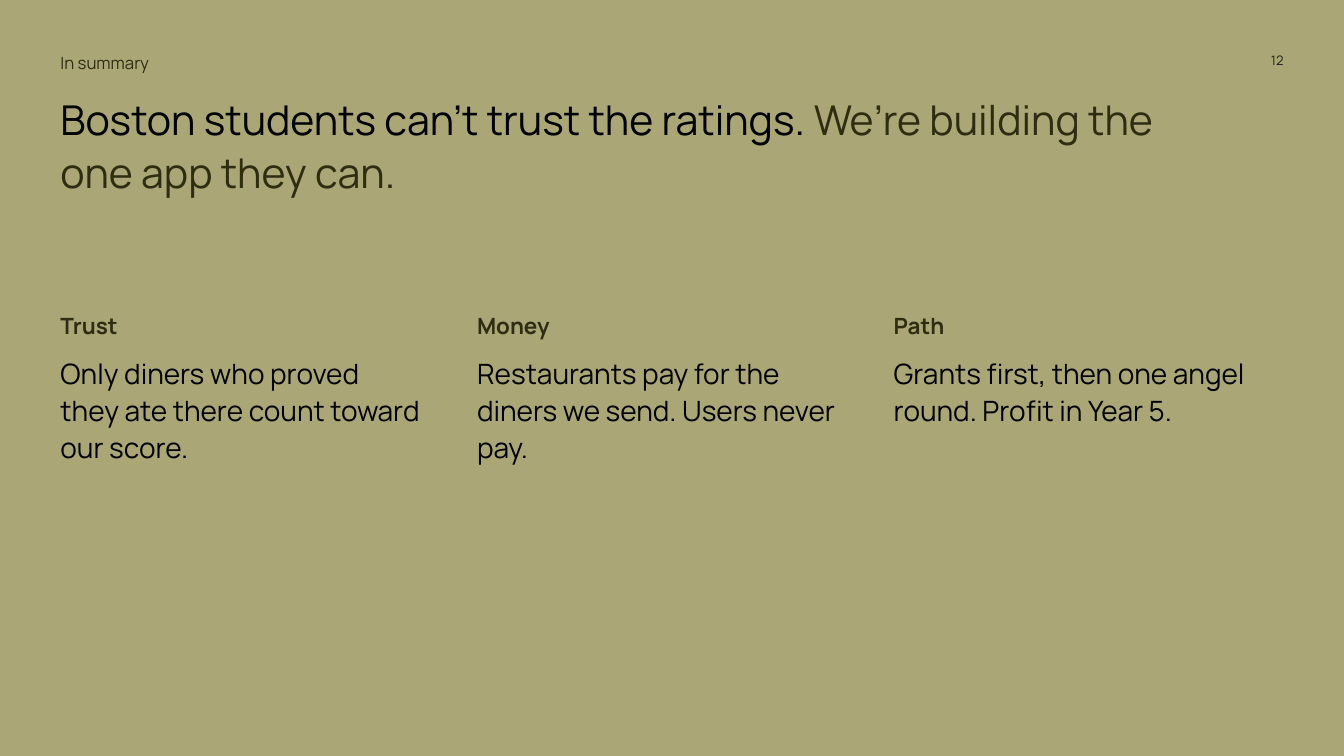
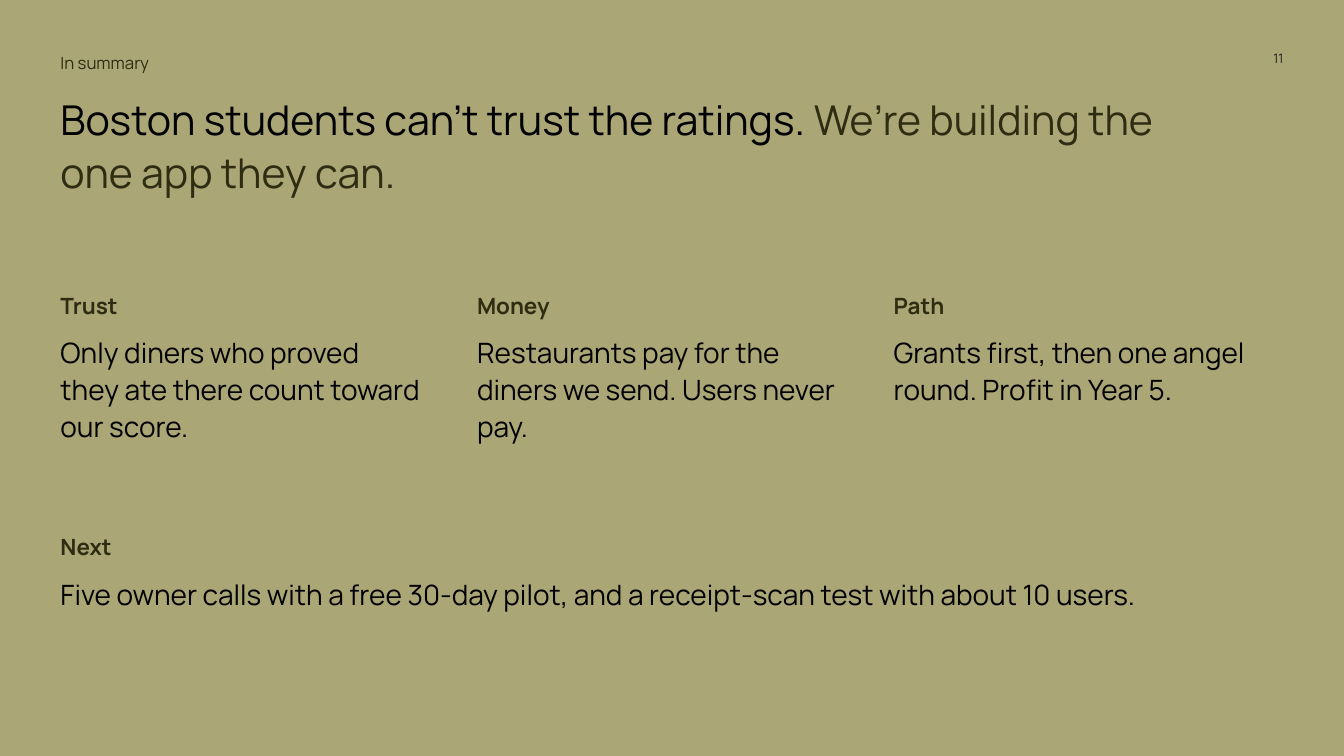
Before and after one commit to Dinguusto/Alex-s-workout-app, a slide deck: slide 11 of ENTR_4501_Gate_2_deck_readable.pptx (slide 12 before the commit). Drawn at 1344x756 pixels with LibreOffice and Linux fonts; fonts in the diff are those of the drawing. Boxes give left, top, right and bottom in pixels: in the first picture for what was removed or moved away, otherwise in the second. Text is boxed around its words. In the diff, an @@ line names an element or a change of style, - is before the commit and + after.

```diff
--- a/ENTR_4501_Gate_2_deck_readable.pptx
+++ b/ENTR_4501_Gate_2_deck_readable.pptx
@@ text at (x1=1273, y1=53, x2=1283, y2=63): text changed @@
-12
+11
@@ 6 texts moved together from (x1=60, y1=318, x2=1245, y2=465) to (x1=60, y1=298, x2=1245, y2=444) @@
@@ text added at (x1=60, y1=539, x2=111, y2=555), 24 pt, text #2E2D12, bold @@
+Next
@@ text added at (x1=60, y1=584, x2=1135, y2=612), 30 pt, text #000000 @@
+Five owner calls with a free 30-day pilot, and a receipt-scan test with about 10 users.
```
Also in this commit, not shown: 8 other slides changed, 1 slide removed.
